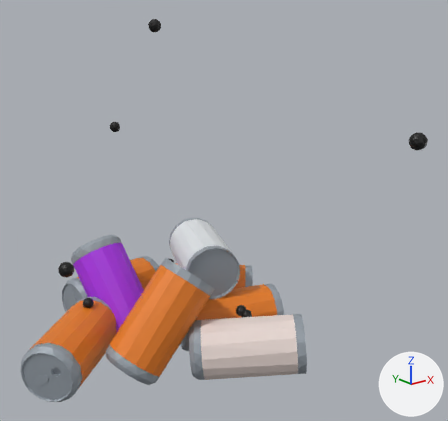
The glTF model assets/Model.glb as it was, and as the next commit left it.
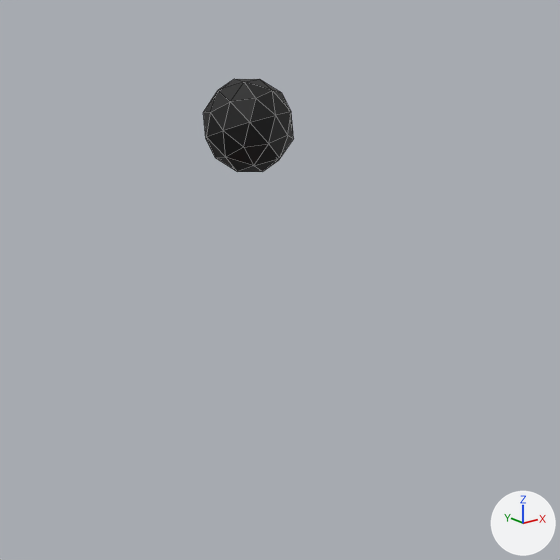
The first picture shows the older version from a 50 mm lens placed at (-3.05, -4.6, 2.95), pointed at (0.34, -0.36, 1.26). The close-ups show the older and then the newer version on the part from 27% to 44% of the width and 2% to 21% of the height of that picture. Only the edits that show in the close-ups are written down. Every picture has the same lights, and +X, +Y and +Z are marked at lower right. The close-ups show mesh edges as thin lines. Where no turn or scale is listed for an object, it has been applied to the vertices.
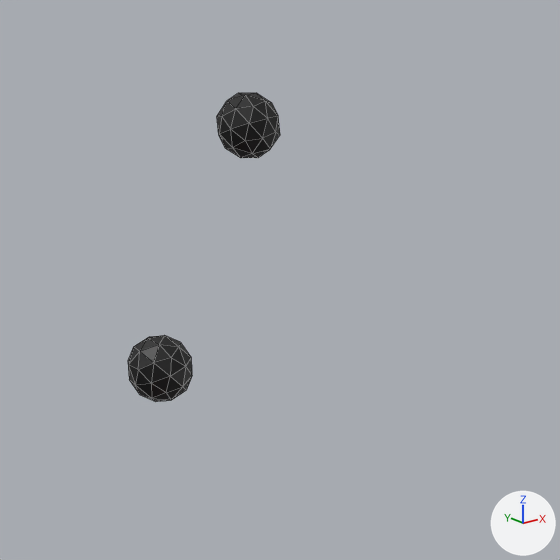
Changed parts and their boxes (x1, y1, x2, y2) in the close-ups (560 x 560 px):
'Icosphere.001', rescaled (30% narrower, 30% shorter): before (203, 79, 294, 172); after (217, 93, 280, 158)
'Icosphere.010', added (black): after (128, 335, 192, 402)

The change, as a list of edits to the scene's bpy script:
```text
Add mat_material_048:
    mat_material_048 = principled_material('Material.048')
    mat_material_048.base_color = (0.0, 0.0, 0.0)  # black #000000
Add me_icosphere_014:
    me_icosphere_014.from_pydata(...)  # an icosphere of 80 faces spanning x -0.0444..0.0444, y -0.0439..0.0439, z -0.0448..0.0448
    me_icosphere_014.materials.append(mat_material_048)  # black #000000
Change ob_icosphere_001:
    ob_icosphere_001.scale: (1.19, 1.19, 1.19) -> (0.835, 0.835, 0.835)
Add ob_icosphere_010:
    ob_icosphere_010 = bpy.data.objects.new('Icosphere.010', me_icosphere_014)
    ob_icosphere_010.location = (0.227, 0.778, 2.541)
```
